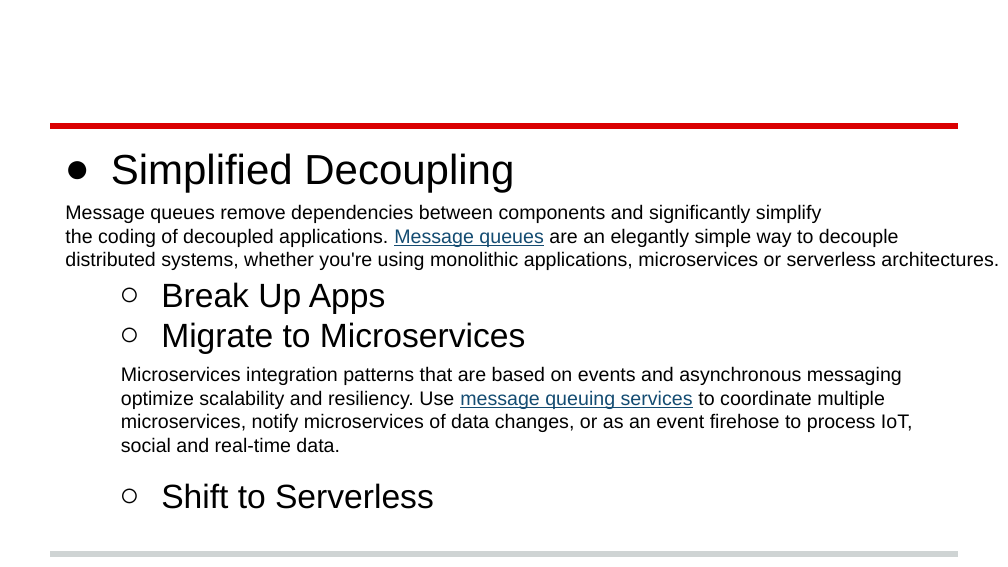
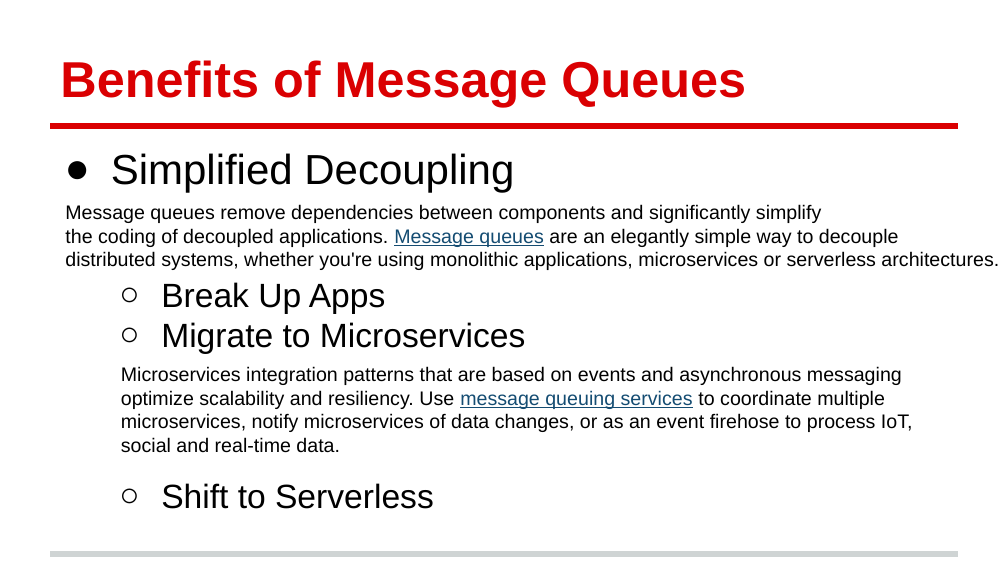
Before and after one commit to andrew0928/Meetup, a slide deck: slide 9 of 20190123.MessageQueueRPC/91APP-MessageQueueRPC-20190123.pptx (slide 8 before the commit). Drawn at 1008x567 pixels with LibreOffice and Linux fonts; fonts in the diff are those of the drawing; background and template pictures are left out. Boxes give left, top, right and bottom in pixels: in the first picture for what was removed or moved away, otherwise in the second. Text is boxed around its words. In the diff, an @@ line names an element or a change of style, - is before the commit and + after.

Commit message:
draft update

```diff
--- a/20190123.MessageQueueRPC/91APP-MessageQueueRPC-20190123.pptx
+++ b/20190123.MessageQueueRPC/91APP-MessageQueueRPC-20190123.pptx
@@ title added at [60, 60, 746, 106], 36 pt, text #DA0002, bold @@
+Benefits of Message Queues
```
Also in this commit, not shown: 15 slides added, 1 slide removed.
